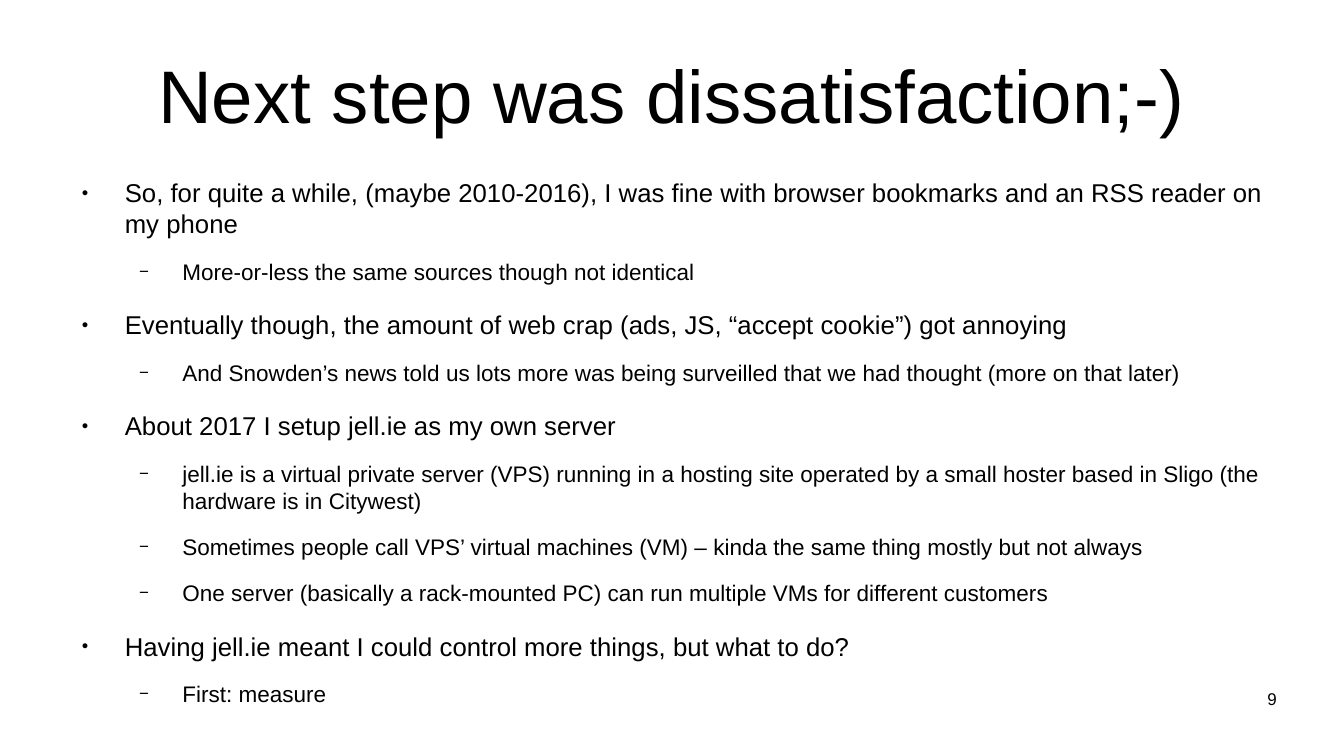
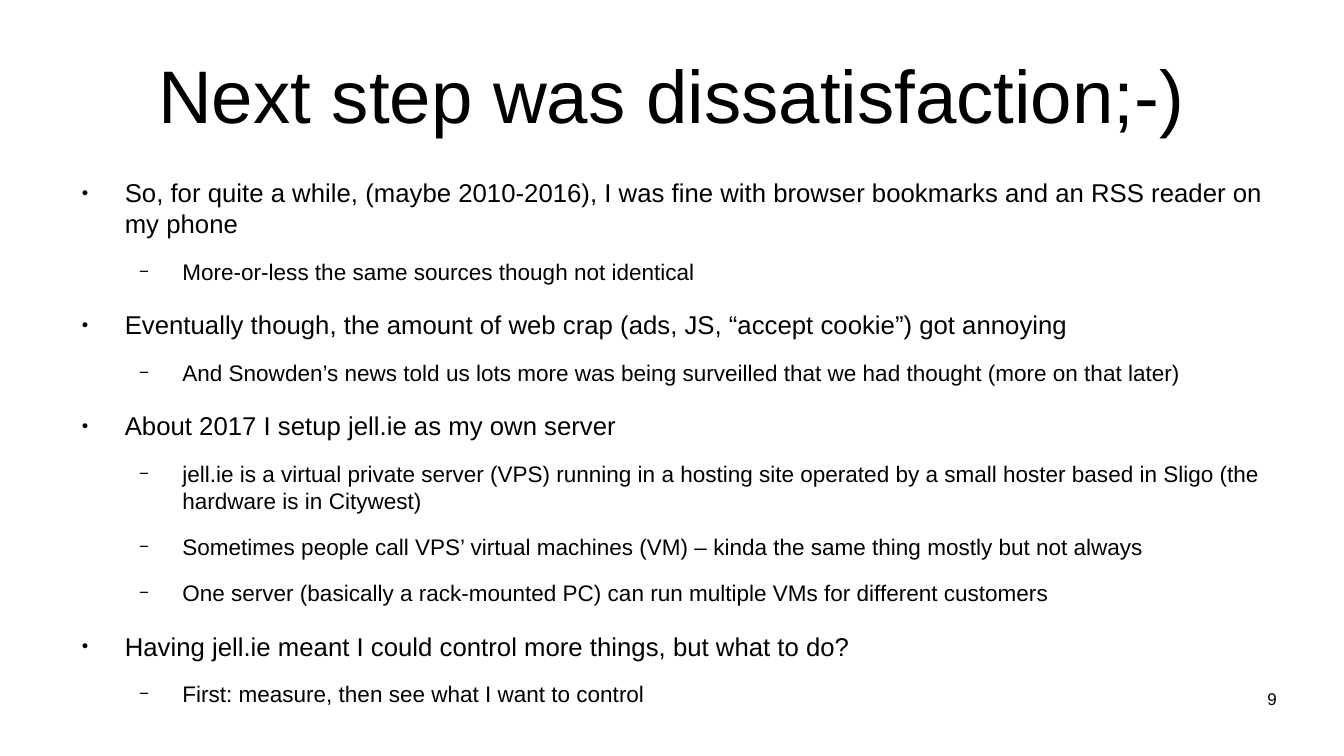
Before and after one commit to sftcd/witidtm, a slide deck: slide 9 of lectures/300-jellie.odp. Drawn at 1344x756 pixels with LibreOffice and Linux fonts; fonts in the diff are those of the drawing. Boxes give left, top, right and bottom in pixels: in the first picture for what was removed or moved away, otherwise in the second. Text is boxed around its words. In the diff, an @@ line names an element or a change of style, - is before the commit and + after.

```diff
--- a/lectures/300-jellie.odp
+++ b/lectures/300-jellie.odp
@@ text at box(182, 685, 644, 705): text changed @@
-  − First: measure
+  − First: measure, then see what I want to control
```
Also in this commit, not shown: 4 other slides changed, 5 slides added, 1 other file.
